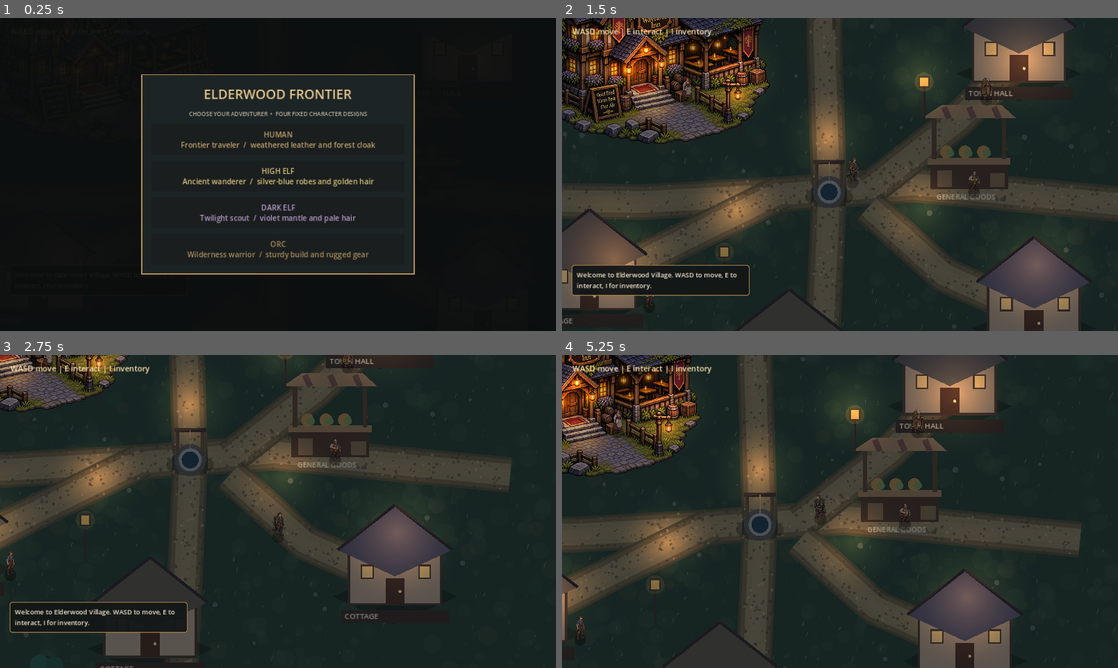
Above: before the commit, frames 1-4 (two rows, left to right).
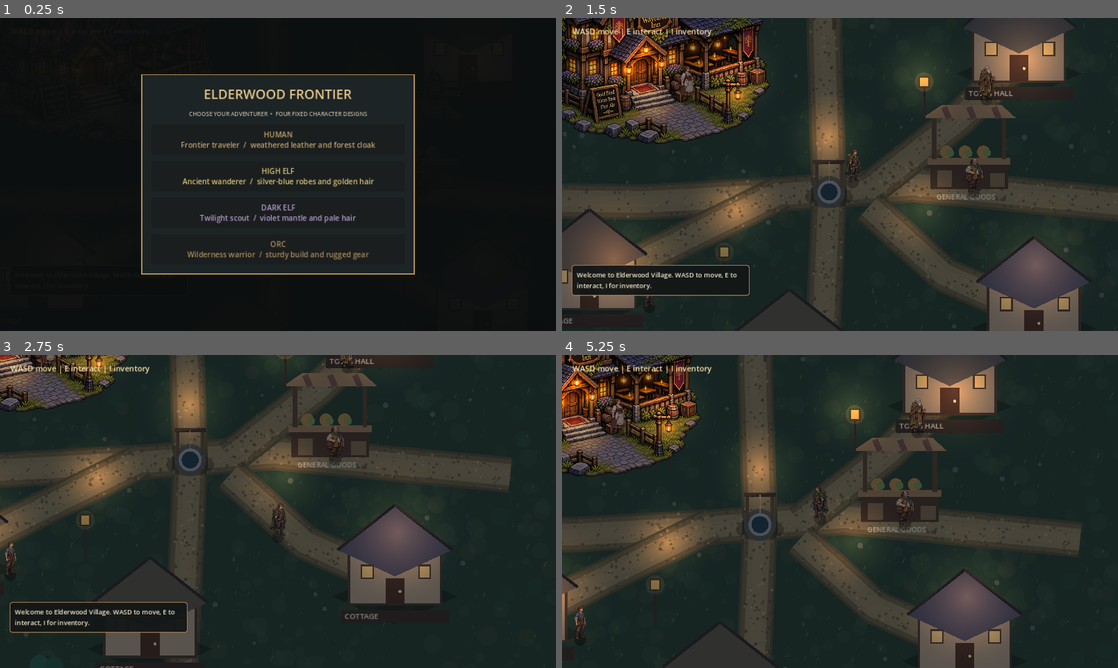
Above: after the commit, the same moments.

Repository: bhubler/elderwood-frontier-pc
Game: Godot game, scene res://scenes/world.tscn
Same seed, same stepped clock (60 frames per second), same inputs: the game is played once before the commit and once after it.
Inputs:
- Up to frame 1 (0.25 s): no input
- Up to frame 2 (1.5 s): click "HUMAN Frontier traveler / wea…" at 0.5 s; tap Enter at 1.25 s; hold D from 1.28 s (still down); tap N at 1.35 s
- Up to frame 3 (2.75 s): tap Space at 1.52, 2.27 s; release D at 2.03 s; hold S from 2.03 s (still down); tap Shift at 2.1 s
- Up to frame 4 (5.25 s): release S at 2.78 s; hold D 2.78-3.53 s; tap I at 2.85, 3.5 s; hold W 3.53-4.28 s; tap E at 3.6 s; tap Space at 3.77, 4.52 s; hold A from 4.28 s (still down); tap N at 4.35 s; tap Shift at 5.1 s

The runs differ from the first frame. In frame 2, 0.5% of the frame differs, in the area x 14-78%, y 15-92%; in frame 3, 0.4%; in frame 4, 0.6%, in the area x 2-66%, y 13-91%.

Commit message:
Match Human and villager sprites to necromancer height

Diff:
--- a/scripts/player.gd
+++ b/scripts/player.gd
@@ -22,9 +22,11 @@
     "Human": preload("res://art/characters/original/human.png"),
     "Dark Elf": preload("res://art/characters/original/dark_elf.png"),
 }
-const RACE_ART_HEIGHT := 50.0
+const DARK_ELF_ART_HEIGHT := 50.0
+const DEFAULT_CHARACTER_ART_HEIGHT := 68.0
 const RACE_ART_FEET_Y := 18.0
 
+var character_art_height := DEFAULT_CHARACTER_ART_HEIGHT
 var race_sprite: Sprite2D
 var animated_sprite: Sprite2D
 var necromancer_sprite: Sprite2D
@@ -135,6 +137,12 @@
     var tex: Texture2D = load(NECROMANCER_ART) as Texture2D
     if tex == null:
         return
+    # Use the opaque bounds so padding in the local PNG does not affect size matching.
+    var image := tex.get_image()
+    if image != null:
+        var visible_height := image.get_used_rect().size.y
+        if visible_height > 0:
+            character_art_height = visible_height * necromancer_scale
     necromancer_sprite = Sprite2D.new()
     necromancer_sprite.name = "PlayableNecromancer"
     necromancer_sprite.texture = tex
@@ -152,8 +160,9 @@
     race_sprite.texture = race_texture
     race_sprite.visible = not necromancer_active and race_texture != null
     if race_sprite.visible:
-        race_sprite.scale = Vector2.ONE * (RACE_ART_HEIGHT / race_texture.get_height())
-        race_sprite.position = Vector2(0, RACE_ART_FEET_Y - RACE_ART_HEIGHT / 2.0)
+        var height := character_art_height if race == "Human" else DARK_ELF_ART_HEIGHT
+        race_sprite.scale = Vector2.ONE * (height / race_texture.get_height())
+        race_sprite.position = Vector2(0, RACE_ART_FEET_Y - height / 2.0)
         race_sprite.flip_h = facing.x < 0.0
     if animated_sprite != null:
         animated_sprite.visible = not necromancer_active and not race_sprite.visible
@@ -163,7 +172,8 @@
     if not race_sprite.visible:
         return
     var bob := absf(sin(stride)) * 2.0 if moving else 0.0
-    race_sprite.position.y = RACE_ART_FEET_Y - RACE_ART_HEIGHT / 2.0 - bob
+    var height := race_sprite.texture.get_height() * race_sprite.scale.y
+    race_sprite.position.y = RACE_ART_FEET_Y - height / 2.0 - bob
     if moving and absf(facing.x) > 0.15:
         race_sprite.flip_h = facing.x < 0.0
 
@@ -285,9 +295,12 @@
         draw_circle(Vector2(0, RACE_ART_FEET_Y - 2.0), 12.0, Color(0, 0, 0, 0.3))
         if equipped_weapon == "rusty_sword":
             var hand_side := -1.0 if race_sprite.flip_h else 1.0
-            var hand := Vector2(12.0 * hand_side, 3.0)
-            draw_line(hand, hand + Vector2(7.0 * hand_side, -25.0), Color("#c1c6c6"), 3.0)
-            draw_line(hand + Vector2(-4, -1), hand + Vector2(4, 1), Color("#7a5637"), 2.0)
+            var height := race_sprite.texture.get_height() * race_sprite.scale.y
+            var size_ratio := height / DARK_ELF_ART_HEIGHT
+            var feet := race_sprite.position + Vector2(0, height / 2.0)
+            var hand := feet + Vector2(12.0 * hand_side, -15.0) * size_ratio
+            draw_line(hand, hand + Vector2(7.0 * hand_side, -25.0) * size_ratio, Color("#c1c6c6"), 3.0)
+            draw_line(hand + Vector2(-4, -1) * size_ratio, hand + Vector2(4, 1) * size_ratio, Color("#7a5637"), 2.0)
         return
     if (animated_sprite != null and animated_sprite.visible) or (necromancer_sprite != null and necromancer_sprite.visible):
         return
--- a/scripts/village_interactions.gd
+++ b/scripts/village_interactions.gd
@@ -1,6 +1,7 @@
 extends CanvasLayer
 ## Frontier village interactions: NPCs, inn interior, dialogue, and starter inventory.
 const INTERACT_DISTANCE := 115.0
+const VillageNPC := preload("res://scripts/village_npc.gd")
 var player: CharacterBody2D
 var ui: PanelContainer
 var message: Label
@@ -250,11 +251,11 @@
 
 func _make_villagers() -> void:
     for person in people:
-        var npc := Node2D.new()
+        var npc := VillageNPC.new()
         npc.name = str(person["name"])
         npc.position = person["pos"]
         npc.z_index = 8
-        npc.set_script(load("res://scripts/village_npc.gd"))
+        npc.artwork_height = player.character_art_height
         get_parent().call_deferred("add_child", npc)
 
 func _make_interior() -> void:
--- a/scripts/village_npc.gd
+++ b/scripts/village_npc.gd
@@ -5,7 +5,7 @@
     &"Pip": preload("res://art/characters/original/pip.png"),
     &"Rowan": preload("res://art/characters/original/rowan.png"),
 }
-const HEIGHTS := {&"Mara": 45.0, &"Elden": 48.0, &"Pip": 42.0, &"Rowan": 48.0}
+var artwork_height: float
 
 func _ready() -> void:
     var texture: Texture2D = ART.get(name)
@@ -15,7 +15,7 @@
     sprite.name = "Artwork"
     sprite.texture = texture
     sprite.texture_filter = CanvasItem.TEXTURE_FILTER_NEAREST
-    var height: float = HEIGHTS[name]
+    var height := artwork_height
     sprite.scale = Vector2.ONE * (height / texture.get_height())
     sprite.position = Vector2(0, 15.0 - height / 2.0)
     add_child(sprite)
